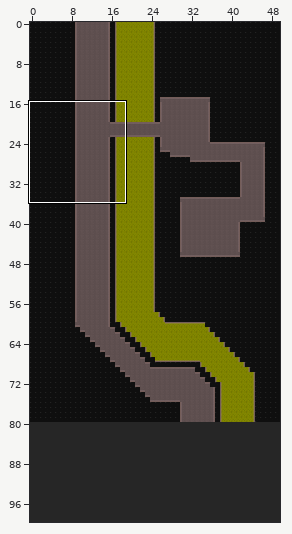
One commit to this Tiled map: resources/scenes/map/sewageSection.tmx. Above, an overview of the earlier version with the close-up marked.
Close-up. First the earlier version:
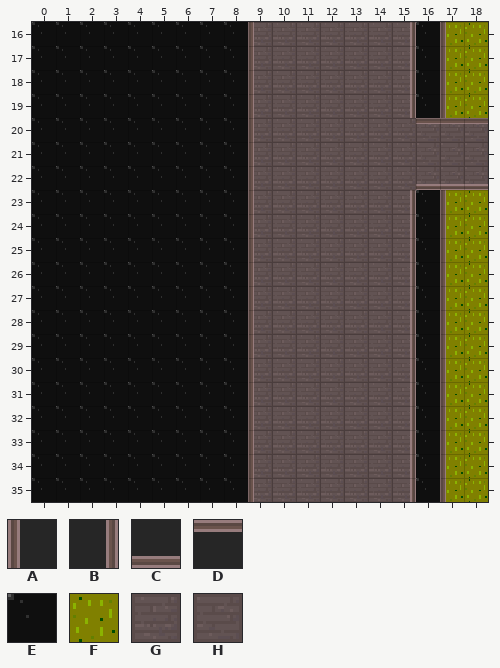
Cells are 16x16 px. Shown: x 0..18, y 16..35. The commit also changed other parts of the map, which this record leaves out. The old version is drawn lined up with the new one.
Key: from "FULL_DESERT_TILESET_WIP": A 183, B 188, C 188 flipped on the diagonal, D 188 turned 270, E 330, F 406, G 407, H 442.
_ is an empty cell.
Layer "Floor, background and sewage" before, first column x 0:
16 EEEEEEEEEGGGGGGGEFF
17 EEEEEEEEEGGGGGGGEFF
18 EEEEEEEEEGGGGGGGEFF
19 EEEEEEEEEGGGGGGGEFF
20 EEEEEEEEEGGGGGGGHHH
21 EEEEEEEEEGGGGGGGHHH
22 EEEEEEEEEGGGGGGGHHH
23 EEEEEEEEEGGGGGGGEFF
24 EEEEEEEEEGGGGGGGEFF
25 EEEEEEEEEGGGGGGGEFF
26 EEEEEEEEEGGGGGGGEFF
27 EEEEEEEEEGGGGGGGEFF
28 EEEEEEEEEGGGGGGGEFF
29 EEEEEEEEEGGGGGGGEFF
30 EEEEEEEEEGGGGGGGEFF
31 EEEEEEEEEGGGGGGGEFF
32 EEEEEEEEEGGGGGGGEFF
33 EEEEEEEEEGGGGGGGEFF
34 EEEEEEEEEGGGGGGGEFF
35 EEEEEEEEEGGGGGGGEFF
Layer "Barriers" before, first column x 0:
16 _________A_____B_A_
17 _________A_____B_A_
18 _________A_____B_A_
19 _________A_____B_A_
20 _________A______DDD
21 _________A_________
22 _________A______CCC
23 _________A_____B_A_
24 _________A_____B_A_
25 _________A_____B_A_
26 _________A_____B_A_
27 _________A_____B_A_
28 _________A_____B_A_
29 _________A_____B_A_
30 _________A_____B_A_
31 _________A_____B_A_
32 _________A_____B_A_
33 _________A_____B_A_
34 _________A_____B_A_
35 _________A_____B_A_
The same view after the edit:
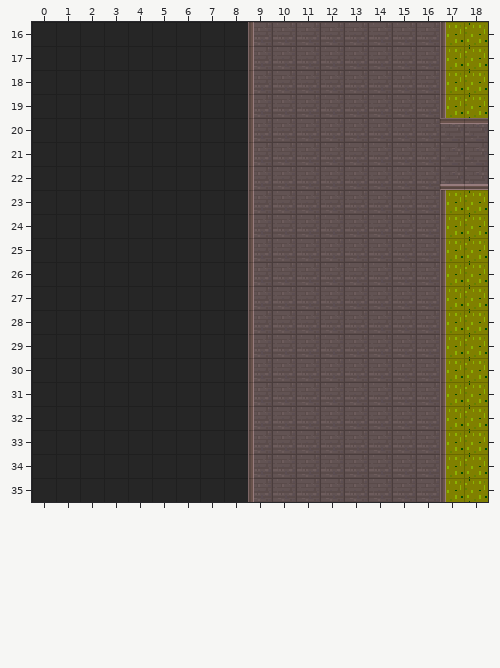
Change:
Changed rows in their new state; . is an unchanged cell.
map size 50x80 -> 50x100 cells
Layer "Floor, background and sewage":
first column x 0:
16 _________.......G
17 _________.......G
18 _________.......G
19 _________.......G
20 _________.......G
21 _________........
22 _________.......G
23 _________.......G
24 _________.......G
25 _________.......G
26 _________.......G
27 _________.......G
28 _________.......G
29 _________.......G
30 _________.......G
31 _________.......G
32 _________.......G
33 _________.......G
34 _________.......G
35 _________.......G
Layer "Barriers":
first column x 15:
16 _.
17 _.
18 _.
19 _.
20 ._
22 ._
23 _.
24 _.
25 _.
26 _.
27 _.
28 _.
29 _.
30 _.
31 _.
32 _.
33 _.
34 _.
35 _.
Where, in picture pixels (left, top, right, bottom), the same in both close-ups:
removed: (32, 22, 248, 502)
changed: (410, 22, 440, 141)
changed: (410, 167, 440, 502)
